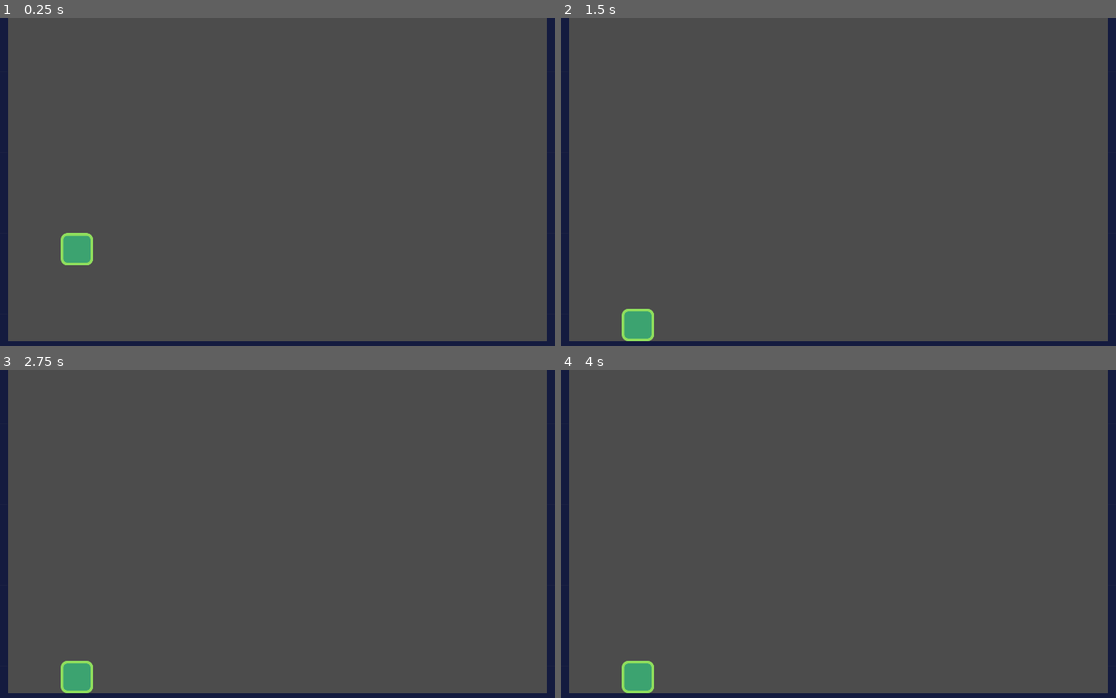
Above: before the commit, frames 1-4 (two rows, left to right).
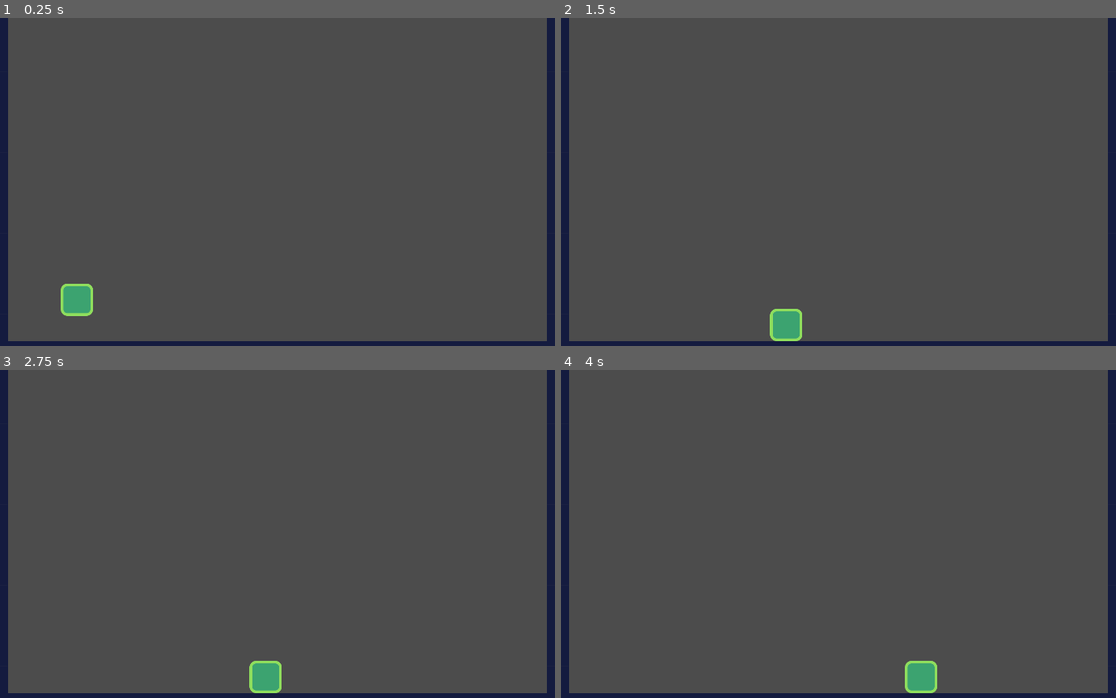
Above: after the commit, the same moments.

Repository: leosolid/plat
Game: Godot game, scene res://src/Levels/LevelTemplate.tscn
Same seed, same stepped clock (60 frames per second), same inputs: the game is played once before the commit and once after it. The project has no main scene, so this scene is started directly.
Inputs:
- Up to frame 1 (0.25 s): no input
- Up to frame 2 (1.5 s): hold Right (move_right) 0.53-1.28 s; hold Left (move_left) from 1.28 s (still down)
- Up to frame 3 (2.75 s): release Left (move_left) at 2.03 s; hold Right (move_right) from 2.03 s (still down)
- Up to frame 4 (4 s): release Right (move_right) at 3.53 s; hold Left (move_left) from 3.53 s (still down)

The runs differ from the first frame. In frame 1, 1.1% of the frame differs, in the area x 10-17%, y 65-91%; in frame 2, 1.1%; in frame 3, 1.1%; in frame 4, 1.1%, in the area x 10-68%, y 88-99%.

Commit message:
feat: move left and right. disable vsync and limit fps to 120

Diff:
--- a/project.godot
+++ b/project.godot
@@ -23,15 +23,24 @@
 config/name="Plat"
 config/icon="res://icon.png"
 
+[debug]
+
+settings/fps/force_fps=120
+settings/stdout/print_fps=true
+
 [display]
 
 window/size/width=1920
 window/size/height=1080
-window/size/always_on_top=true
 window/size/test_width=1280
 window/size/test_height=720
+window/vsync/use_vsync=false
 window/stretch/mode="2d"
 window/stretch/aspect="expand"
+
+[global]
+
+window=false
 
 [input]
 
--- a/src/Actors/Actor.gd
+++ b/src/Actors/Actor.gd
@@ -7,4 +7,3 @@
 
 func _physics_process(delta: float) -> void:
 	velocity.y += gravity * delta
-	velocity = move_and_slide(velocity)
--- a/src/Actors/Player.gd
+++ b/src/Actors/Player.gd
@@ -2,4 +2,9 @@
 
 
 func _physics_process(delta: float) -> void:
-	Input.get_action_strength("move_left")
+	var direction := Vector2(
+		Input.get_action_strength("move_right") - Input.get_action_strength("move_left"),
+		1.0
+	)
+	velocity = speed * direction
+	velocity = move_and_slide(velocity)
--- a/src/Actors/Player.tscn
+++ b/src/Actors/Player.tscn
@@ -4,7 +4,7 @@
 [ext_resource path="res://src/Actors/Player.gd" type="Script" id=2]
 
 [sub_resource type="RectangleShape2D" id=1]
-extents = Vector2( 8.45907, 13.0907 )
+extents = Vector2( 10.5738, 14.3998 )
 
 [node name="Player" type="KinematicBody2D"]
 collision_mask = 8
@@ -15,7 +15,7 @@
 texture = ExtResource( 1 )
 
 [node name="CollisionShape2D" type="CollisionShape2D" parent="."]
-position = Vector2( -4.76837e-06, -40 )
+position = Vector2( -0.000112057, -44 )
 rotation = -3.14159
 scale = Vector2( 3.78292, 3.05561 )
 shape = SubResource( 1 )
--- a/src/Levels/LevelTemplate.tscn
+++ b/src/Levels/LevelTemplate.tscn
@@ -41,3 +41,4 @@
 
 [node name="Player" parent="." instance=ExtResource( 2 )]
 position = Vector2( 365, 635 )
+speed = Vector2( 800, 1000 )
